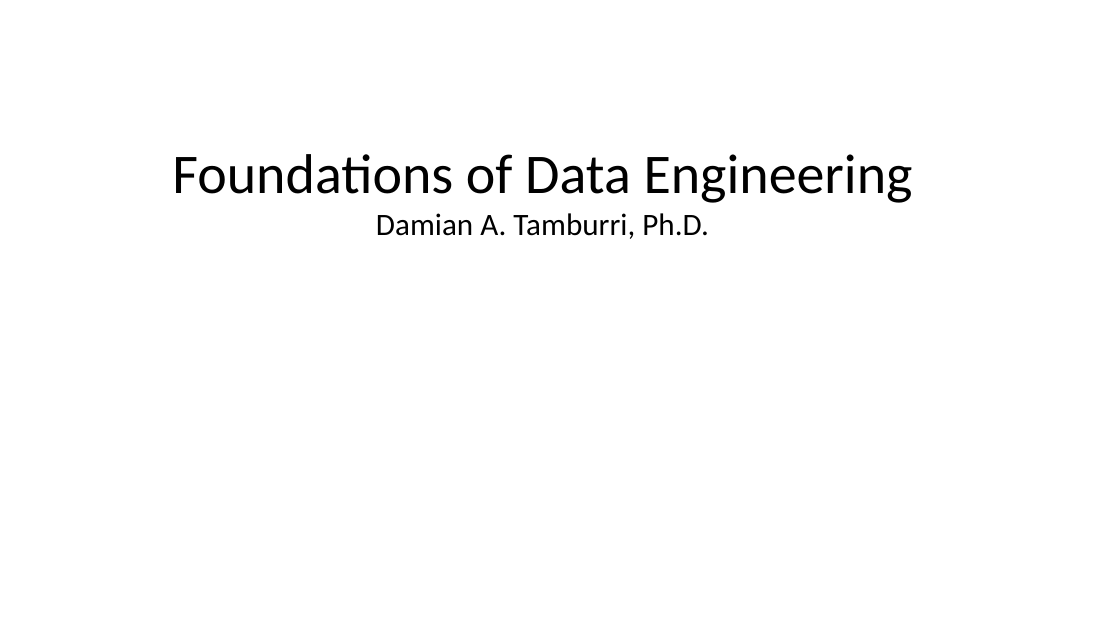
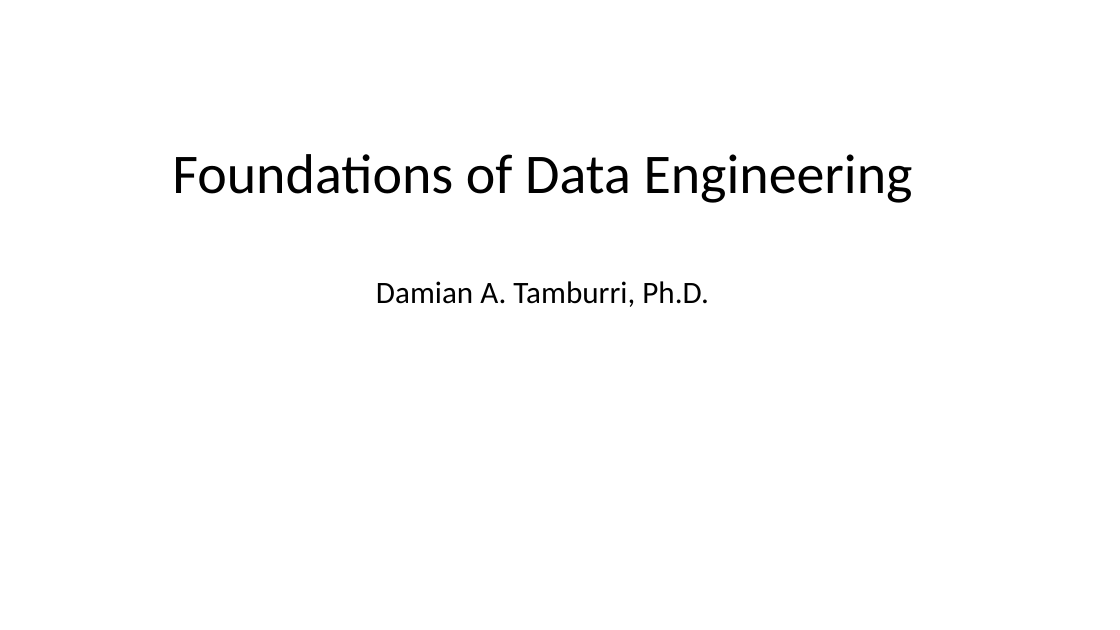
Before and after one commit to maelstromdat/MediTechBigData, a slide deck: slide 1 of 4. Foundations of Data Engineering.pptx. Drawn at 1120x630 pixels with LibreOffice and Linux fonts; fonts in the diff are those of the drawing. Boxes give left, top, right and bottom in pixels: in the first picture for what was removed or moved away, otherwise in the second. Text is boxed around its words. In the diff, an @@ line names an element or a change of style, - is before the commit and + after.

```diff
--- a/4. Foundations of Data Engineering.pptx
+++ b/4. Foundations of Data Engineering.pptx
@@ text "Foundations of Data Engineering" rewrapped from [172, 154, 913, 239] to [172, 154, 913, 307] @@
```
Also in this commit, not shown: 3 other slides changed.
